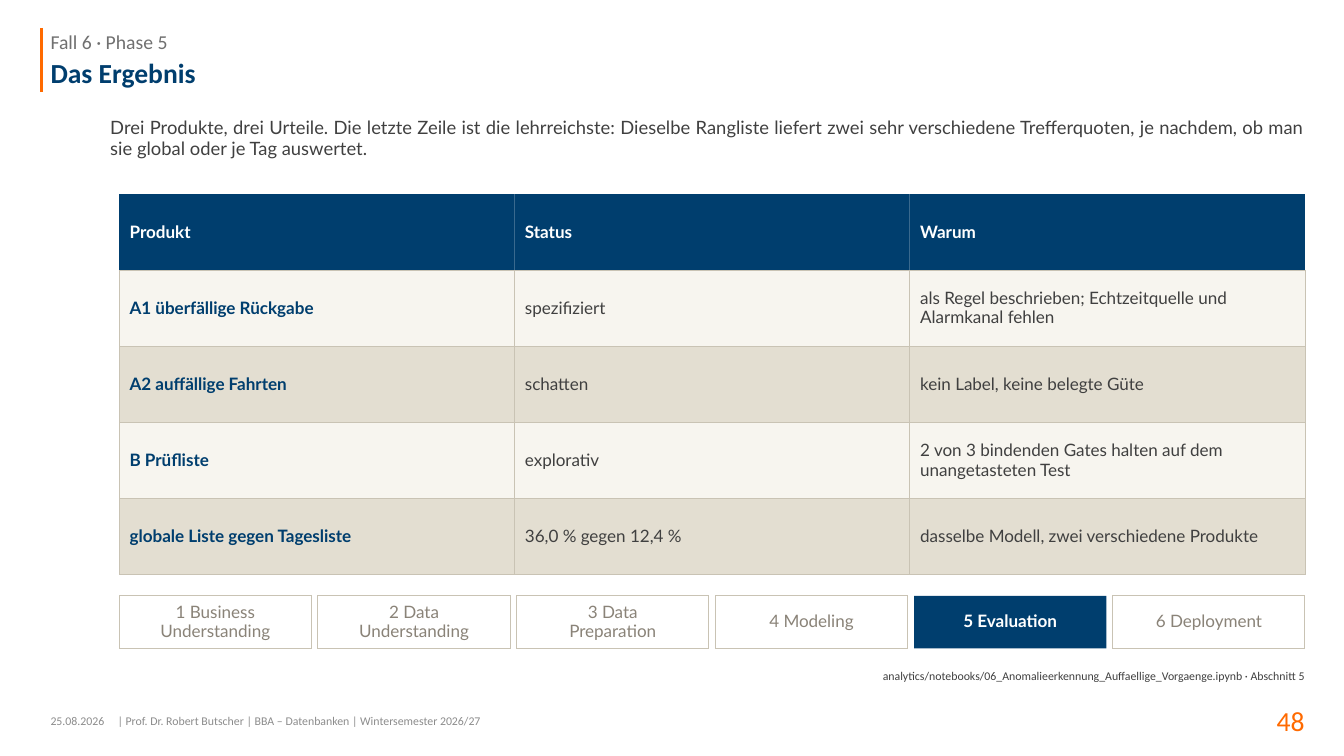
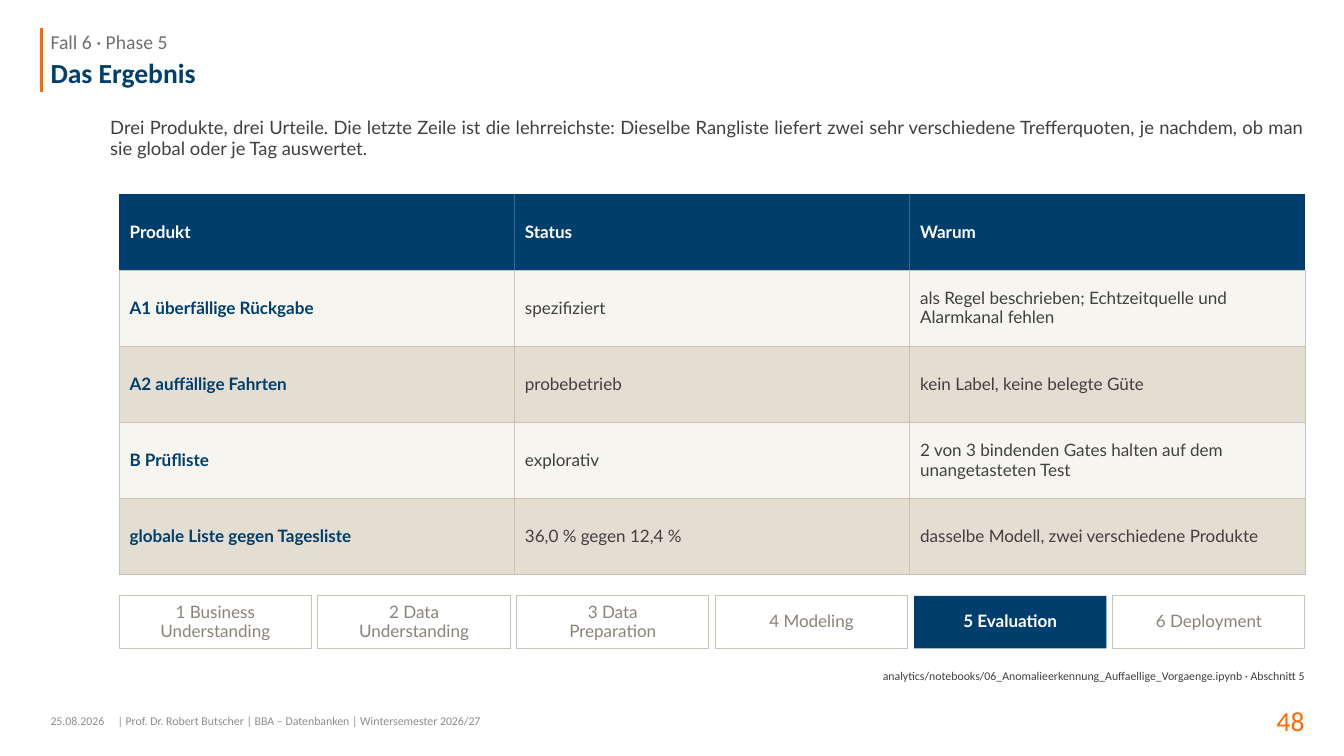
Before and after one commit to swrobuts/velocity-fallstudie, a slide deck: slide 48 of slides/velocity-crispdm.pptx. Drawn at 1344x756 pixels with LibreOffice and Linux fonts; fonts in the diff are those of the drawing. Boxes give left, top, right and bottom in pixels: in the first picture for what was removed or moved away, otherwise in the second. Text is boxed around its words. In the diff, an @@ line names an element or a change of style, - is before the commit and + after.

```diff
--- a/slides/velocity-crispdm.pptx
+++ b/slides/velocity-crispdm.pptx
@@ text in rectangle at (x1=525, y1=377, x2=622, y2=393): text changed @@
-schatten
+probebetrieb
```
Also in this commit, not shown: 2 other slides changed, 1 slide added, 17 other files.
